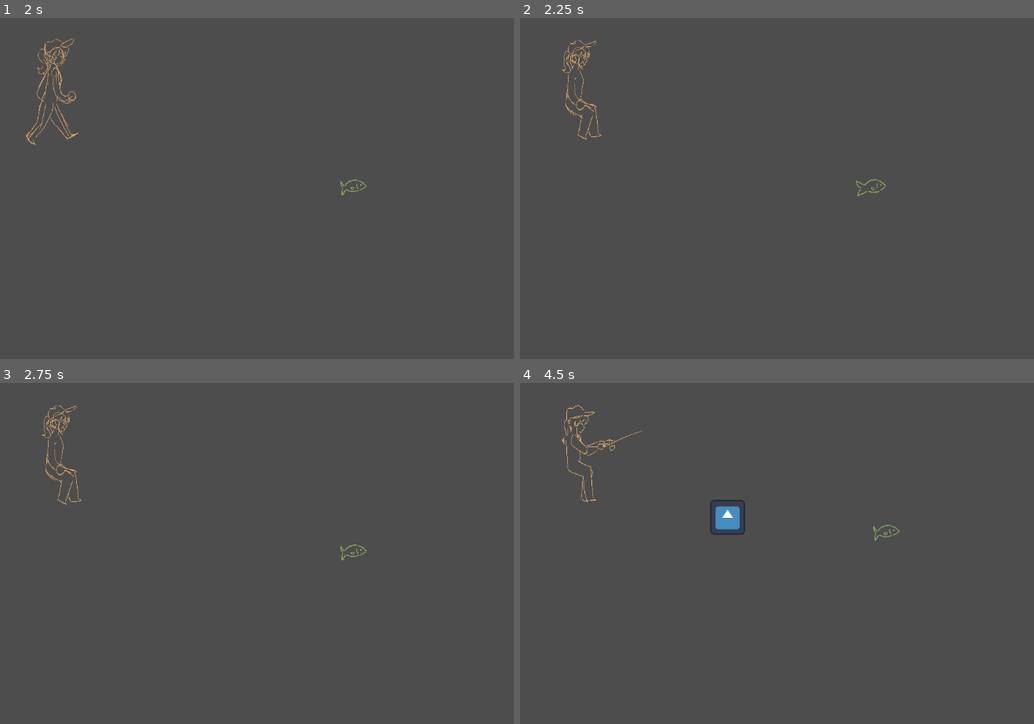
Above: before the commit, frames 1-4 (two rows, left to right).
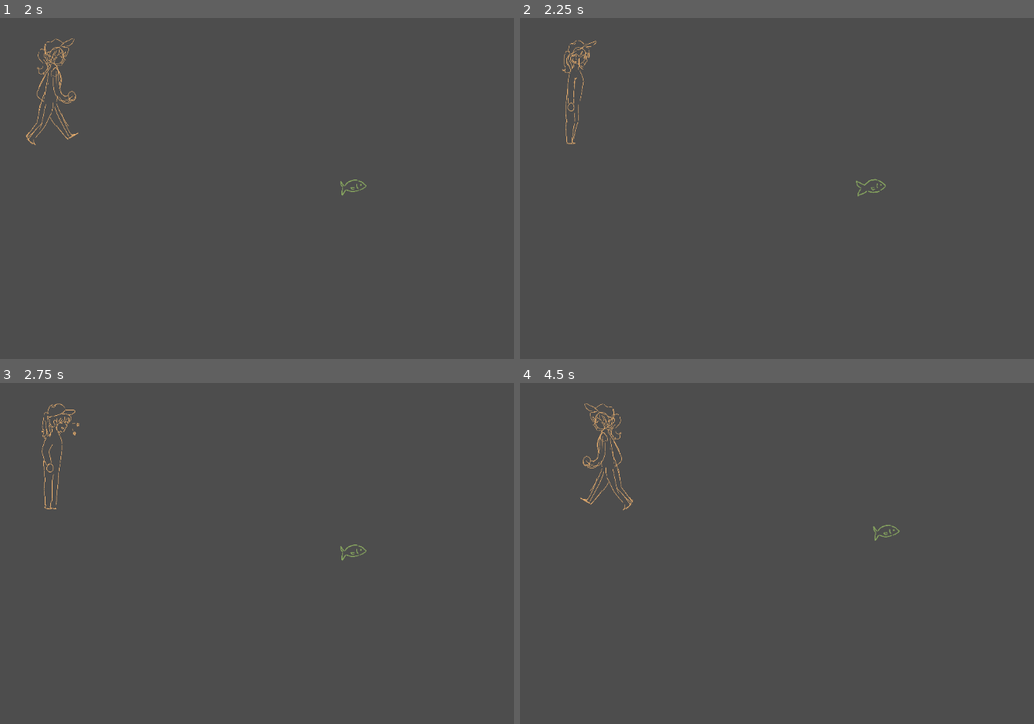
Above: after the commit, the same moments.

Repository: corin-gaiotto/gdc-jam-2025
Game: Godot game, scene res://Scenes/MainScene.tscn
Same seed, same stepped clock (60 frames per second), same inputs: the game is played once before the commit and once after it. The engine's default icon, where the game draws it, is replaced by a stand-in: a white triangle on a blue panel in a dark square.
Inputs (mouse positions are in pixels of both pictures, inside the frame that each line leads up to):
- Up to frame 1 (2 s): click "Start" at 0.5 s; move the mouse to (406, 171) at 1.27 s; hold D (right) from 1.28 s (still down); tap Space (fishing-interact) at 1.35 s
- Up to frame 2 (2.25 s): move the mouse to (663, 205) at 2.02 s; release D (right) at 2.03 s; hold S (down) from 2.03 s (still down); tap E (restaurant-interact) at 2.1 s
- Up to frame 3 (2.75 s): keep holding S (down)
- Up to frame 4 (4.5 s): move the mouse to (848, 478) at 2.77 s; release S (down) at 2.78 s; hold D (right) 2.78-3.53 s; tap Space (fishing-interact) at 2.85, 4.35 s; move the mouse to (756, 625) at 3.52 s; hold W (up) 3.53-4.28 s; tap E (restaurant-interact) at 3.6 s; move the mouse to (977, 608) at 4.27 s; hold A (left) from 4.28 s (still down)

Frame 1 is identical in both runs. In frame 2, 0.3% of the frame differs, in the area x 8-16%, y 6-38%; in frame 3, 0.5%; in frame 4, 1.2%, in the area x 8-44%, y 5-45%.

Commit message:
fixed sitting anywhere

Diff:
--- a/Scenes/Fishing.tscn
+++ b/Scenes/Fishing.tscn
@@ -22,6 +22,7 @@
 
 [node name="FishingPlayer" parent="." node_paths=PackedStringArray("_energyBar") instance=ExtResource("1_aonvm")]
 position = Vector2(88, -202)
+collision_layer = 5
 _energyBar = NodePath("../TextureProgressBar")
 
 [node name="FishManagerTemplate" parent="." node_paths=PackedStringArray("SpeciesDict") instance=ExtResource("2_nnhe8")]
@@ -47,6 +48,8 @@
 
 [node name="FishingArea" type="Area2D" parent="."]
 position = Vector2(11, -256)
+collision_layer = 0
+collision_mask = 4
 
 [node name="CollisionShape2D" type="CollisionShape2D" parent="FishingArea"]
 position = Vector2(437, 416)
--- a/Scripts/fishing_player.gd
+++ b/Scripts/fishing_player.gd
@@ -104,6 +104,8 @@
 		velocity = Vector2.ZERO
 	move_and_slide()
 
+	#print("[debug-sitting]", isFishing, canFish, inArea)
+
 	if canFish and Input.is_action_just_pressed("start-fishing"):
 		_animatedSprite.play("fishing-idle")
 		isFishing = true
Not shown: 1 places in Scenes/MainMenu.tscn that only renumber resources
